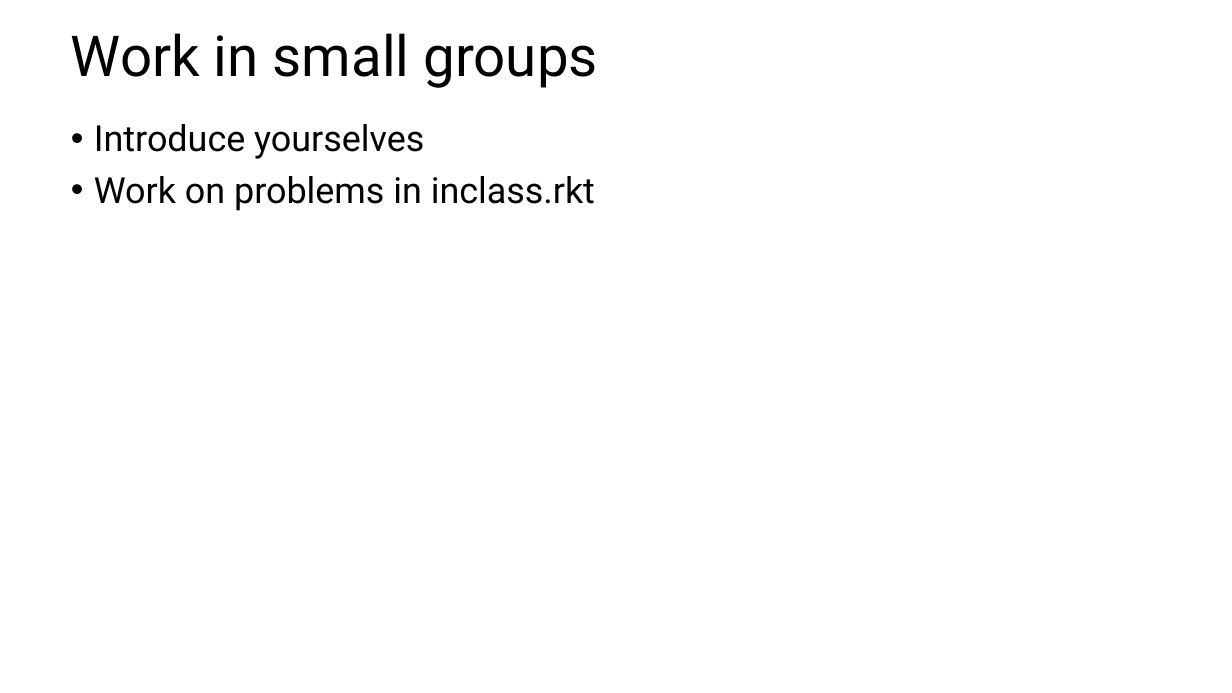
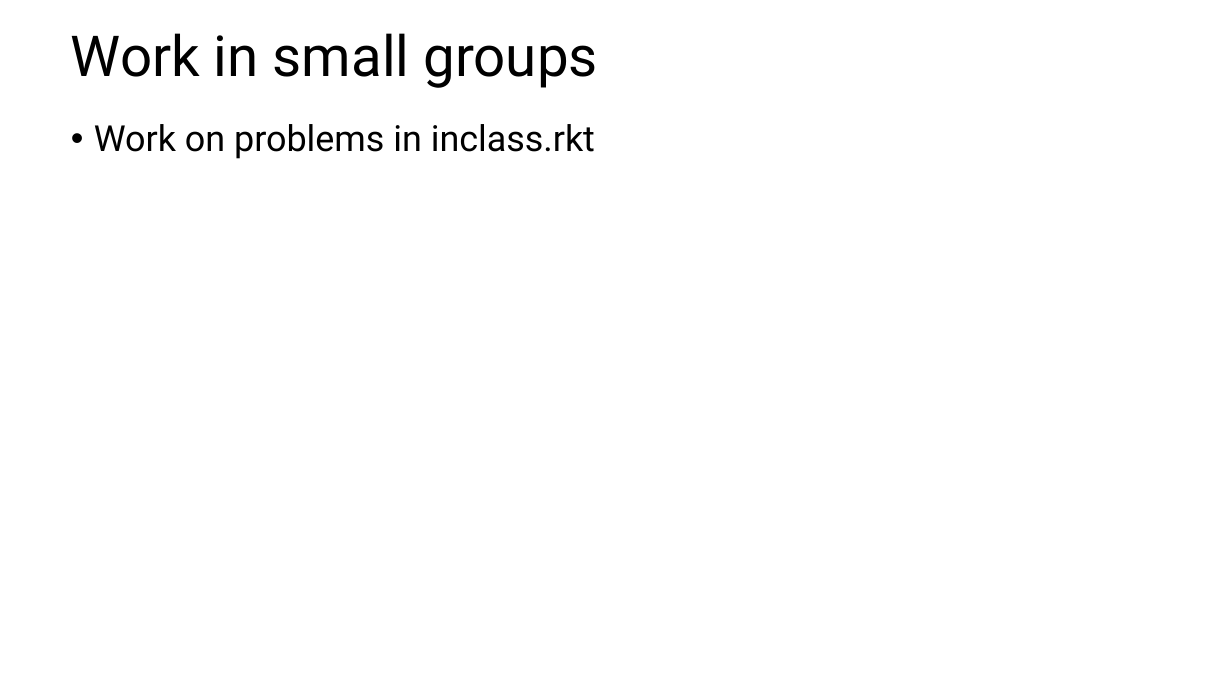
Before and after one commit to RHIT-CSSE/csse304, a slide deck: slide 6 of ClassMaterials/CourseIntro/CWA-intro.pptx. Drawn at 1232x693 pixels with LibreOffice and Linux fonts; fonts in the diff are those of the drawing. Boxes give left, top, right and bottom in pixels: in the first picture for what was removed or moved away, otherwise in the second. Text is boxed around its words. In the diff, an @@ line names an element or a change of style, - is before the commit and + after.

Commit message:
new intro activity

```diff
--- a/ClassMaterials/CourseIntro/CWA-intro.pptx
+++ b/ClassMaterials/CourseIntro/CWA-intro.pptx
@@ text at bbox=[94, 124, 424, 159]: paragraph removed @@
-• Introduce yourselves
```
Also in this commit, not shown: 1 other slide changed, 1 slide added, 3 slides removed, 1 other file.
